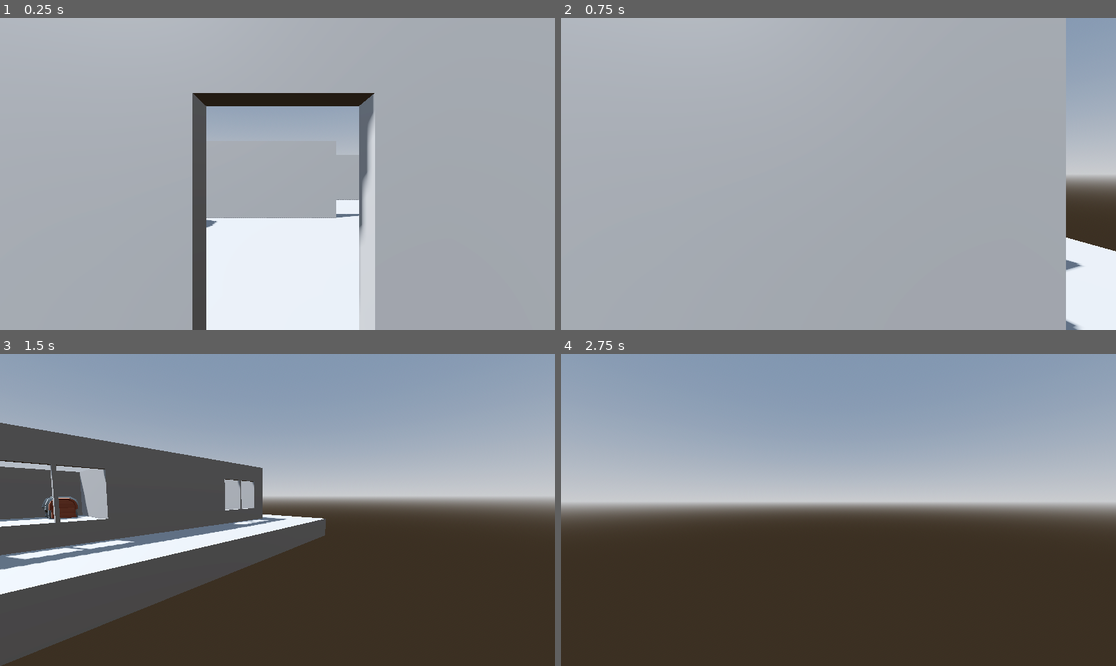
Above: before the commit, frames 1-4 (two rows, left to right).
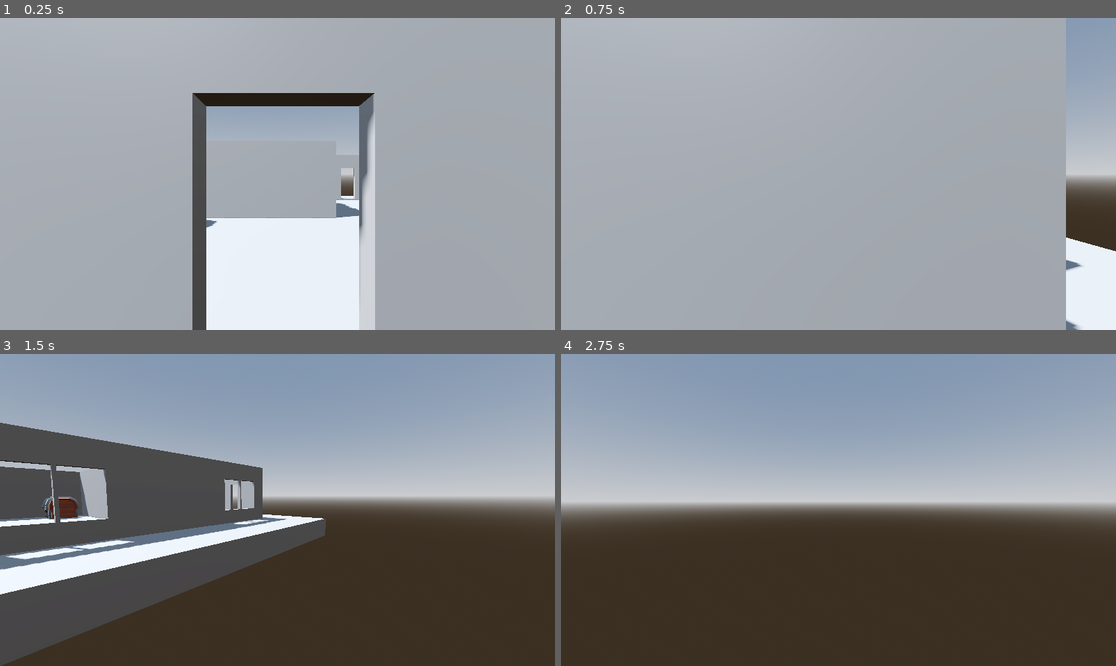
Above: after the commit, the same moments.

Repository: KavyaJP/Godot-3D
Game: Godot game, scene res://scenes/main.tscn
Two runs of this game, one before a commit and one after it. Both use one fixed random seed, a clock stepped at 60 frames per second and the inputs below.
Inputs (mouse positions are in pixels of both pictures, inside the frame that each line leads up to):
- Up to frame 1 (0.25 s): no input
- Up to frame 2 (0.75 s): tap Enter at 0.5 s; move the mouse to (960, 158) at 0.52 s; hold D (move_right) from 0.53 s (still down); tap \ (freefly) at 0.6 s; click (960, 158) at 0.67 s
- Up to frame 3 (1.5 s): tap Space (jump) at 0.77 s; move the mouse to (249, 510) at 1.27 s; release D (move_right) at 1.28 s; hold W (move_forward) from 1.28 s (still down); tap Shift (sprint) at 1.35 s
- Up to frame 4 (2.75 s): keep holding W (move_forward); tap Space (jump) at 1.52 s; move the mouse to (849, 503) at 2.02 s; tap \ (freefly) at 2.1 s

The runs differ from the first frame. In frame 1, 0.3% of the frame differs, in the area x 60-65%, y 48-63%; in frame 2, nothing differs; in frame 3, less than 0.1%; in frame 4, nothing differs.

Commit message:
Made scenes to replace the CSG

Diff:
--- /dev/null
+++ b/scenes/bed.tscn
@@ -0,0 +1,7 @@
+[gd_scene load_steps=2 format=3 uid="uid://dcny6h55sr2vt"]
+
+[ext_resource type="PackedScene" uid="uid://depnmnf0qvv7j" path="res://models/gltf/bed_frame.gltf" id="1_akt7f"]
+
+[node name="Bed" type="StaticBody3D"]
+
+[node name="bed_frame2" parent="." instance=ExtResource("1_akt7f")]
--- /dev/null
+++ b/scenes/chest_gold.tscn
@@ -0,0 +1,14 @@
+[gd_scene load_steps=3 format=3 uid="uid://d1wbwrrihuq1w"]
+
+[ext_resource type="PackedScene" uid="uid://bayhvym2o8lpq" path="res://models/gltf/chest_gold.gltf" id="1_lntn4"]
+
+[sub_resource type="BoxShape3D" id="BoxShape3D_o88bi"]
+size = Vector3(1.5947876, 1.1630859, 1)
+
+[node name="ChestGold" type="StaticBody3D"]
+
+[node name="chest_gold2" parent="." instance=ExtResource("1_lntn4")]
+
+[node name="CollisionShape3D" type="CollisionShape3D" parent="."]
+transform = Transform3D(1, 0, 0, 0, 1, 0, 0, 0, 1, -0.00039672852, 0.58251953, 0)
+shape = SubResource("BoxShape3D_o88bi")
--- a/scenes/house.tscn
+++ b/scenes/house.tscn
@@ -5,6 +5,7 @@
 [node name="House" type="Node3D"]
 
 [node name="CSGCombiner3D" type="CSGCombiner3D" parent="."]
+use_collision = true
 
 [node name="CSGBox3D1" type="CSGBox3D" parent="CSGCombiner3D"]
 transform = Transform3D(1, 0, 0, 0, 1, 0, 0, 0, 1, -1, 2, 5.6)
@@ -81,7 +82,7 @@
 size = Vector3(7.4, 3, 0.2)
 
 [node name="CSGBox3D7" type="CSGBox3D" parent="CSGCombiner3D"]
-transform = Transform3D(1, 0, -1.7484555e-07, 0, 1, 0, 1.7484555e-07, 0, 1, -3.7300005, 1.999999, -4.709999)
+transform = Transform3D(1, 0, -1.7484555e-07, 0, 1, 0, 1.7484555e-07, 0, 1, -3.7300005, 1.9884996, -4.709999)
 size = Vector3(4.54, 3, 0.2)
 
 [node name="CSGBox3D8" type="CSGBox3D" parent="CSGCombiner3D"]
@@ -89,22 +90,21 @@
 size = Vector3(7.5699997, 3, 0.2)
 
 [node name="Doorhole" type="CSGBox3D" parent="CSGCombiner3D/CSGBox3D8"]
-transform = Transform3D(1, 0, -1.0490733e-06, 0, 1, 0, 1.0490733e-06, 0, 1, -0.05, -0.4, 0.06)
+transform = Transform3D(1, 0, -1.0490733e-06, 0, 1, 0, 1.0490733e-06, 0, 1, 1.6464236, -0.39999998, 0.059999466)
 operation = 2
 size = Vector3(0.9, 2, 0.5)
 
 [node name="CSGBox3D9" type="CSGBox3D" parent="CSGCombiner3D"]
-transform = Transform3D(3.6507845e-07, 0, 1, 0, 1, 0, -1, 0, 3.6507845e-07, -1.5749991, 1.9999979, -5.785)
+transform = Transform3D(3.6507845e-07, 0, 1, 0, 1, 0, -1, 0, 3.6507845e-07, -1.5749991, 1.9803236, -5.785)
 size = Vector3(2.25, 3, 0.2)
 
-[node name="Window" type="CSGBox3D" parent="CSGCombiner3D/CSGBox3D9"]
-transform = Transform3D(-1.0000001, 0, 2.1271408e-06, 0, 1, 0, -2.1271408e-06, 0, -1.0000001, 0.11465025, 0.024988174, -0.1316204)
-operation = 2
-size = Vector3(1.3000001, 1.2, 0.5)
+[node name="CSGBox3D10" type="CSGBox3D" parent="CSGCombiner3D"]
+transform = Transform3D(1, 0, -3.496911e-07, -3.496911e-07, 7.54979e-08, -1, 2.842171e-14, 1, 7.54979e-08, -2.2123632, 3.392528, -2.9899979)
+size = Vector3(7.1799803, 3.24, 0.2)
 
-[node name="CSGBox3D10" type="CSGBox3D" parent="CSGCombiner3D"]
-transform = Transform3D(1, 0, -3.496911e-07, -3.496911e-07, 7.54979e-08, -1, 2.842171e-14, 1, 7.54979e-08, -5.24, 1.2999973, -2.9899979)
-size = Vector3(1.1, 3.24, 0.01)
+[node name="CSGBox3D11" type="CSGBox3D" parent="CSGCombiner3D"]
+transform = Transform3D(0.73765486, 0.0066575306, 0.6751454, -0.6751781, 0.007274087, 0.737619, -3.4685897e-07, -0.9999515, 0.009860784, 0.1487844, 2.0064614, -5.6747684)
+size = Vector3(4.2121096, 2.0767224, 0.2)
 
 [node name="Chest" parent="." instance=ExtResource("1_d7po0")]
 transform = Transform3D(1, 0, 0, 0, 1, 0, 0, 0, 1, -4.48, 0.52, 0)
--- /dev/null
+++ b/scenes/wall.tscn
@@ -0,0 +1,14 @@
+[gd_scene load_steps=3 format=3 uid="uid://cq4c71q7mtbut"]
+
+[ext_resource type="PackedScene" uid="uid://3edi70dj1emy" path="res://models/gltf/wall.gltf" id="1_wykyb"]
+
+[sub_resource type="BoxShape3D" id="BoxShape3D_2ktk7"]
+size = Vector3(3.9907074, 4.0043945, 1)
+
+[node name="Wall" type="StaticBody3D"]
+
+[node name="wall2" parent="." instance=ExtResource("1_wykyb")]
+
+[node name="CollisionShape3D" type="CollisionShape3D" parent="."]
+transform = Transform3D(1, 0, 0, 0, 1, 0, 0, 0, 1, -0.005241394, 2.003583, 0)
+shape = SubResource("BoxShape3D_2ktk7")
--- /dev/null
+++ b/scenes/wall_corner.tscn
@@ -0,0 +1,21 @@
+[gd_scene load_steps=4 format=3 uid="uid://d2o2rf5rta3gm"]
+
+[ext_resource type="PackedScene" uid="uid://b6h3cl02qfolc" path="res://models/gltf/wall_corner.gltf" id="1_26mn5"]
+
+[sub_resource type="BoxShape3D" id="BoxShape3D_ia10t"]
+size = Vector3(1, 4.0168457, 2.5008545)
+
+[sub_resource type="BoxShape3D" id="BoxShape3D_26mn5"]
+size = Vector3(1, 4.0168457, 1.507431)
+
+[node name="WallCorner" type="StaticBody3D"]
+
+[node name="wall_corner2" parent="." instance=ExtResource("1_26mn5")]
+
+[node name="CollisionShape3D" type="CollisionShape3D" parent="."]
+transform = Transform3D(1, 0, 0, 0, 1, 0, 0, 0, 1, 0, 1.9822998, 0.75042725)
+shape = SubResource("BoxShape3D_ia10t")
+
+[node name="CollisionShape3D2" type="CollisionShape3D" parent="."]
+transform = Transform3D(-0.012269352, 0, -0.9999247, 0, 1, 0, 0.9999247, 0, -0.012269352, -1.2481235, 1.987186, -0.02133214)
+shape = SubResource("BoxShape3D_26mn5")
--- /dev/null
+++ b/scenes/wall_doorway.tscn
@@ -0,0 +1,28 @@
+[gd_scene load_steps=5 format=3 uid="uid://8fd8cl5xmxht"]
+
+[ext_resource type="PackedScene" uid="uid://c4plua3dyf5hl" path="res://models/gltf/wall_doorway.gltf" id="1_vvqjt"]
+
+[sub_resource type="BoxShape3D" id="BoxShape3D_vvqjt"]
+size = Vector3(0.9848633, 3.9702148, 1)
+
+[sub_resource type="BoxShape3D" id="BoxShape3D_787ka"]
+size = Vector3(0.9848633, 3.9702148, 1)
+
+[sub_resource type="BoxShape3D" id="BoxShape3D_0hut1"]
+size = Vector3(1.0931396, 2.0355225, 1)
+
+[node name="WallDoorway" type="StaticBody3D"]
+
+[node name="wall_doorway2" parent="." instance=ExtResource("1_vvqjt")]
+
+[node name="CollisionShape3D" type="CollisionShape3D" parent="."]
+transform = Transform3D(1, 0, 0, 0, 1, 0, 0, 0, 1, 1.5039744, 2.0031295, 0)
+shape = SubResource("BoxShape3D_vvqjt")
+
+[node name="CollisionShape3D2" type="CollisionShape3D" parent="."]
+transform = Transform3D(1, 0, 0, 0, 1, 0, 0, 0, 1, -1.502316, 1.9962344, 0)
+shape = SubResource("BoxShape3D_787ka")
+
+[node name="CollisionShape3D3" type="CollisionShape3D" parent="."]
+transform = Transform3D(-4.3711385e-08, -0.99999994, 0, 0.99999994, -4.3711385e-08, 0, 0, 0, 1, -0.0023612976, 3.4532776, 0)
+shape = SubResource("BoxShape3D_0hut1")
--- /dev/null
+++ b/scenes/wall_with_window.tscn
@@ -0,0 +1,35 @@
+[gd_scene load_steps=6 format=3 uid="uid://cov5fplbyatix"]
+
+[ext_resource type="PackedScene" uid="uid://b1otxistcnr10" path="res://models/gltf/wall_archedwindow_open.gltf" id="1_7tf0m"]
+
+[sub_resource type="BoxShape3D" id="BoxShape3D_f5eta"]
+size = Vector3(4.000824, 1, 1)
+
+[sub_resource type="BoxShape3D" id="BoxShape3D_asqyt"]
+size = Vector3(4.000824, 1.1254883, 1)
+
+[sub_resource type="BoxShape3D" id="BoxShape3D_7tf0m"]
+size = Vector3(1.8466034, 1, 1)
+
+[sub_resource type="BoxShape3D" id="BoxShape3D_5tdyl"]
+size = Vector3(1.8466034, 1, 1)
+
+[node name="WallWithWindow" type="StaticBody3D"]
+
+[node name="wall_archedwindow_open2" parent="." instance=ExtResource("1_7tf0m")]
+
+[node name="CollisionShape3D" type="CollisionShape3D" parent="."]
+transform = Transform3D(1, 0, 0, 0, 1, 0, 0, 0, 1, 0.003189087, 0.508736, 0)
+shape = SubResource("BoxShape3D_f5eta")
+
+[node name="CollisionShape3D2" type="CollisionShape3D" parent="."]
+transform = Transform3D(1, 0, 0, 0, 1, 0, 0, 0, 1, 0.006378174, 3.4283297, 0)
+shape = SubResource("BoxShape3D_asqyt")
+
+[node name="CollisionShape3D3" type="CollisionShape3D" parent="."]
+transform = Transform3D(0.0045902133, -0.99998945, 0, 0.99998945, 0.0045902133, 0, 0, 0, 1, 1.4937825, 1.930173, 0)
+shape = SubResource("BoxShape3D_7tf0m")
+
+[node name="CollisionShape3D4" type="CollisionShape3D" parent="."]
+transform = Transform3D(-0.0051313294, 0.9999868, 0, -0.9999868, -0.0051313294, 0, 0, 0, 1, -1.5002307, 1.9386468, 0)
+shape = SubResource("BoxShape3D_5tdyl")
Binary file changed: models/gltf/dungeon_texture.png
Not shown, changed: models/gltf/dungeon_texture.png.import
